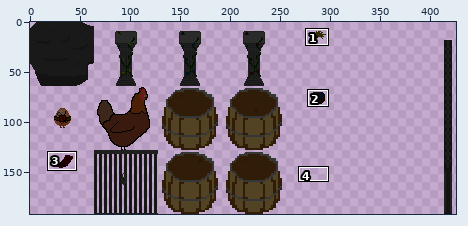
Edited in one commit: sprite sheet (Output/Assets/Maps/Objetos puzzle dungeon2.png). Above, an overview of the earlier version with the close-up marked.
Close-up. Before the edit:
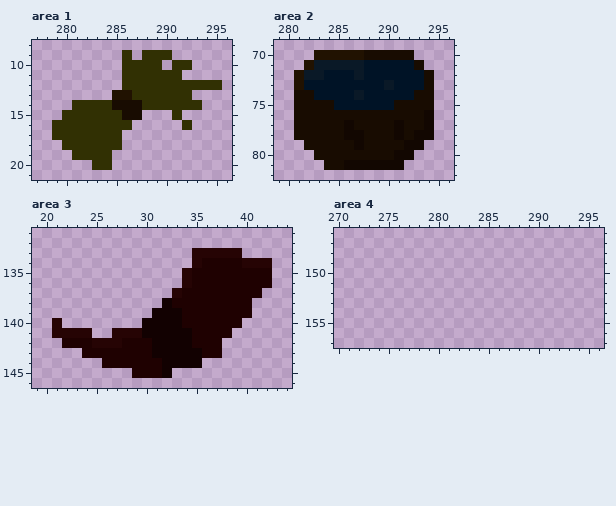
The file is 448x192 pixels. Colours within 5 levels of each other are drawn and written as one. Shown: area 1: x 277..296, y 8..21; area 2: x 279..296, y 69..82; area 3: x 19..44, y 131..146; area 4: x 270..296, y 146..157. The wide view leaves out empty margins. The commit also changed other parts of the picture, which this record leaves out.
After:
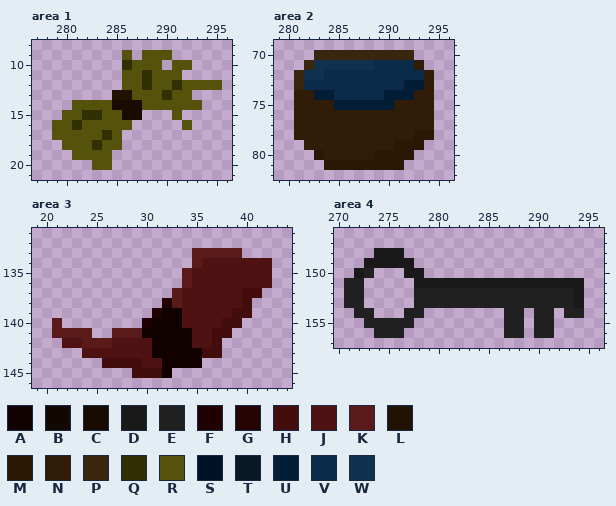
Palette (. is transparent): A #120101  B #120701  C #180c01  D #191919  E #202020  F #1f0101  G #260404  H #430d0d  J #4e1212  K #5b1a1a  L #211201  M #2a1805  N #311c07  P #38270e  Q #313003  R #55520b  S #001326  T #0a1927  U #021e37  V #0a2b4a  W #10324f
From old to new:
Changed rows in their new state; - is an unchanged pixel.
Area 1:
first column x 279:
 9 -------R-RRR-----
10 --------RRR-RR---
11 -------RR-RRR----
12 -------RR-RR-RRRR
13 --------RRR-RR---
14 --RRRR---RRRRRR--
15 -RR--RR-----R----
16 RR-RRRRR-----R---
17 RRRRR-R----------
18 -RRR-RR----------
19 --RRRR-----------
20 ----RR-----------
Area 2:
first column x 281:
70 --PPPPPPPPPP--
71 -PWWWWWWVVVVN-
72 PWWVVVVVVVVVVN
73 PVVVVVVVVVVUUN
74 NNUUVVVVVUUUNN
75 NNNNUUUUUUNNNN
76 NNNNNNNNNNNNNN
77 NNNNNNNNNNNNNN
78 NNNNNNNNNNNNMM
79 -NNNNNNNNNMMM-
80 --MNNNNNMMMM--
81 ---MMMMMMMM---
Area 3:
first column x 21:
133 --------------KKKKK---
134 --------------KJJJJJJJ
135 -------------KJJJJJJJJ
136 -------------KJJJJJJJJ
137 ------------KJJJJJJHH-
138 -----------FKJJJJJJH--
139 ----------F--JJJJJHH--
140 K--------F---JJJJHH---
141 KKKK--KKK-----JJHH----
142 -JJKKKJJJJ----JJH-----
143 ---JJJJJJJ-----HH-----
144 -----HHHHJJ-----------
145 --------HHH-----------
Area 4:
first column x 271:
148 ---DDD------------------
149 --DDDDD-----------------
150 -DE---DD----------------
151 EE-----DDDDDDDDDDDDDDDDD
152 EE-----EEEEEEEEEEEEEEEED
153 EE-----EEEEEEEEEEEEEEEED
154 -EE---EE--------EE-EE-EE
155 --EEEEE---------EE-EE---
156 ---EEE----------EE-EE---
